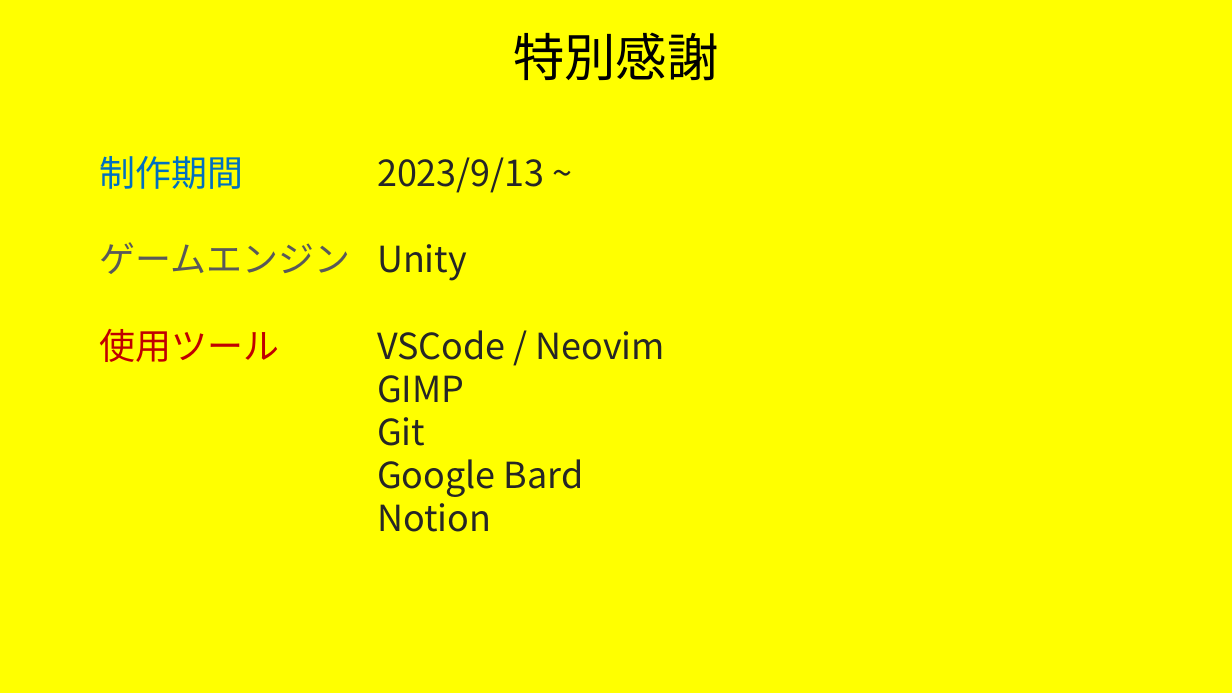
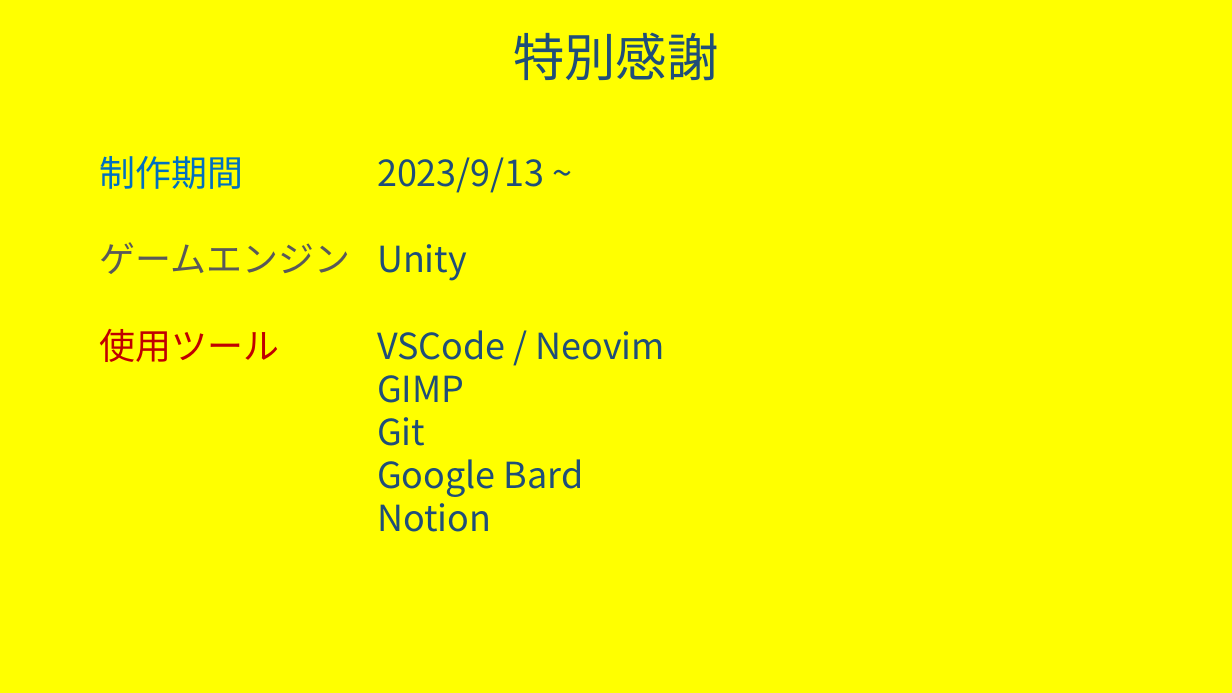
Before and after one commit to trr-n/taxmc-neo, a slide deck: slide 4 of kikaku/taxmcneo_kikakusho.pptx. Drawn at 1232x693 pixels with LibreOffice and Linux fonts; fonts in the diff are those of the drawing. Boxes give left, top, right and bottom in pixels: in the first picture for what was removed or moved away, otherwise in the second. Text is boxed around its words. In the diff, an @@ line names an element or a change of style, - is before the commit and + after.

```diff
--- a/kikaku/taxmcneo_kikakusho.pptx
+++ b/kikaku/taxmcneo_kikakusho.pptx
@@ text "特別感謝" at (513, 33, 718, 81): text colour #000000 to #1F4E79 @@
@@ text "制作期間 2023/9/13 ~" at (100, 156, 665, 532): text colour #262626 to #1F4E79 in "2023/9/13 ~", "Unity", "VSCode / Neovim", "GIMP" and 3 more places @@
```
Also in this commit, not shown: 2 other slides changed, 7 other files.
